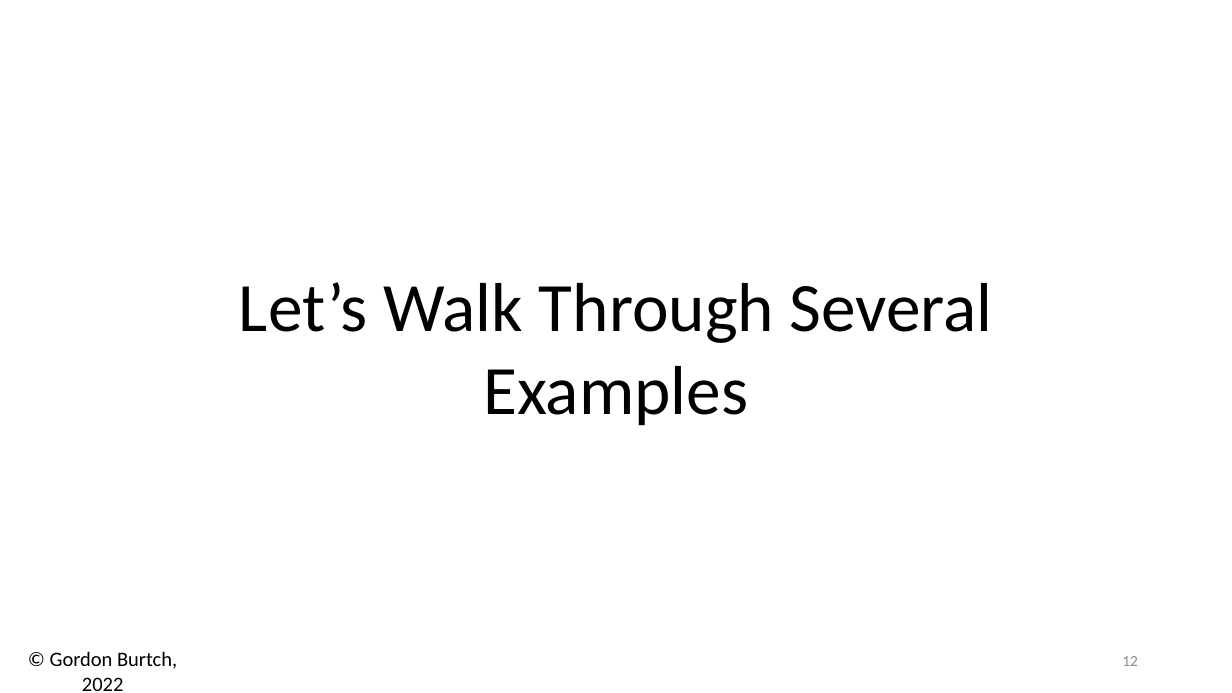
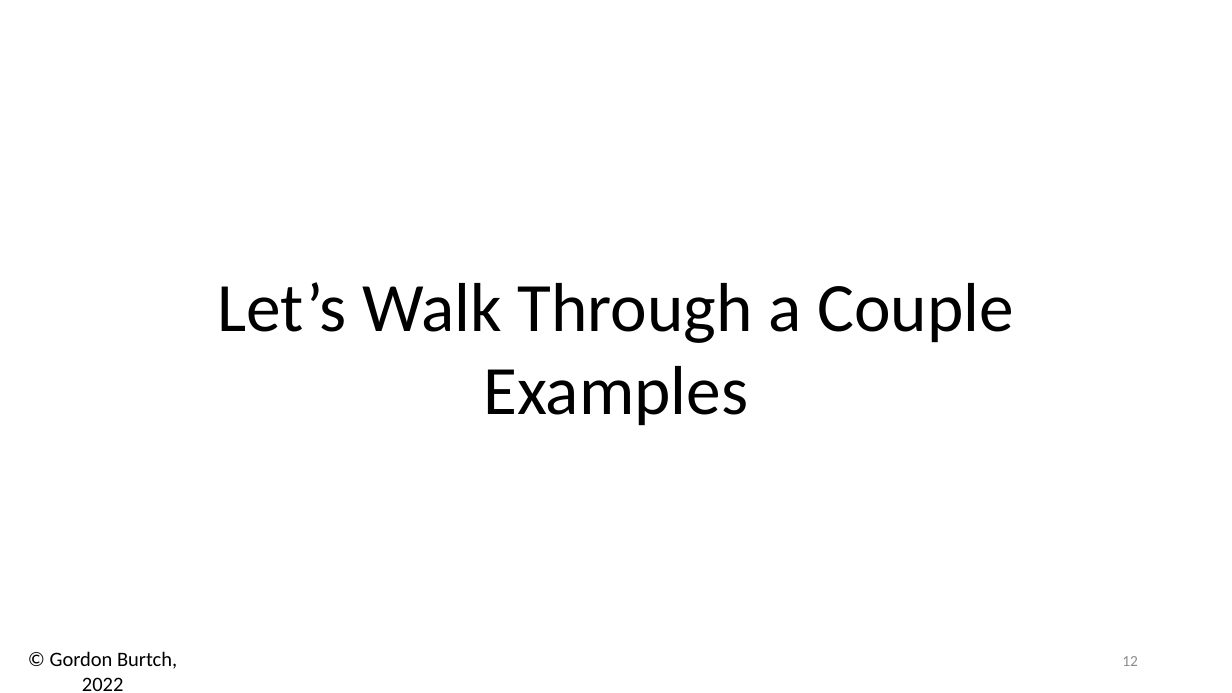
Before and after one commit to gburtch/NYU---ModernAI, a slide deck: slide 12 of Session 3/03 - Model Fitting.pptx. Drawn at 1232x693 pixels with LibreOffice and Linux fonts; fonts in the diff are those of the drawing. Boxes give left, top, right and bottom in pixels: in the first picture for what was removed or moved away, otherwise in the second. Text is boxed around its words. In the diff, an @@ line names an element or a change of style, - is before the commit and + after.

```diff
--- a/Session 3/03 - Model Fitting.pptx
+++ b/Session 3/03 - Model Fitting.pptx
@@ text at (x1=218, y1=282, x2=1014, y2=426): text changed @@
-Let’s Walk Through Several Examples
+Let’s Walk Through a Couple Examples
```
Also in this commit, not shown: 26 other files.
